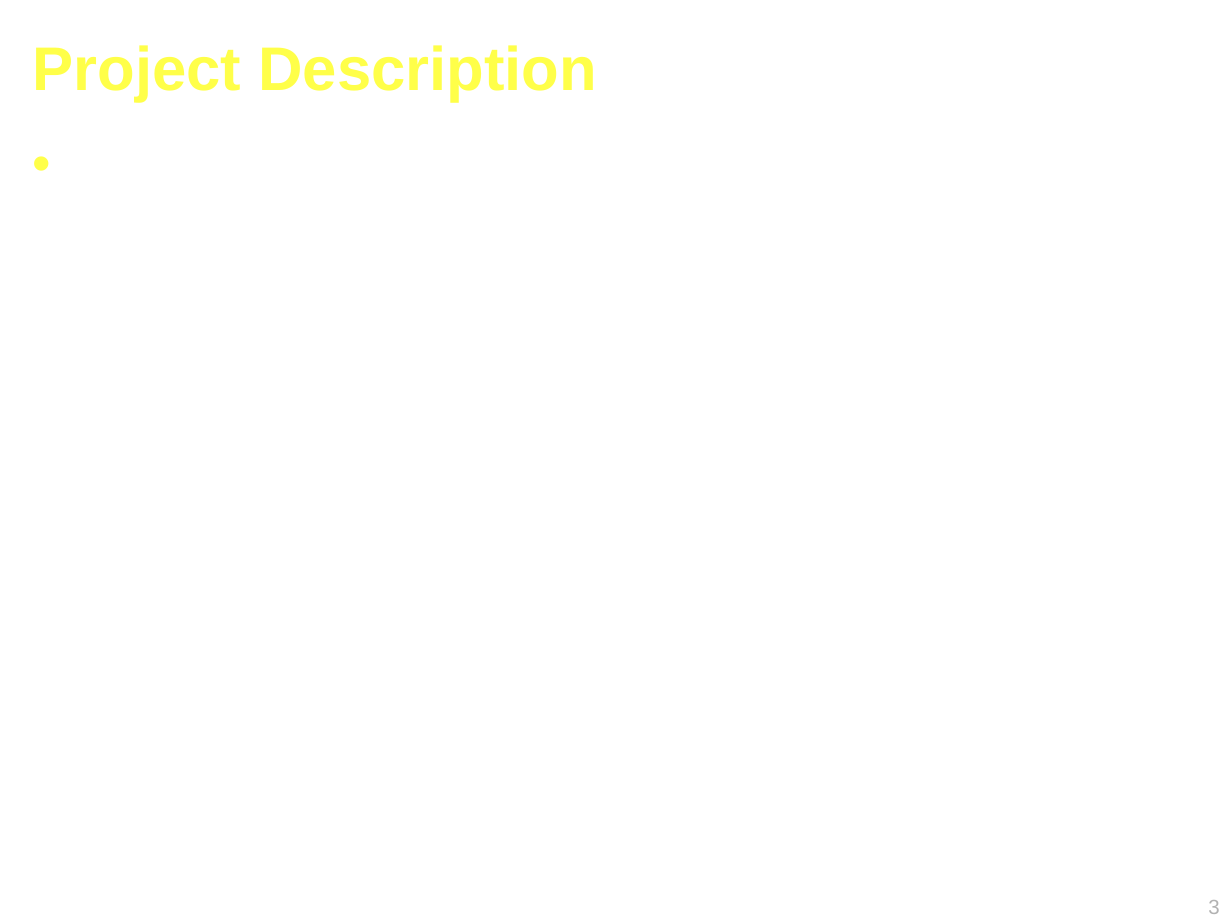
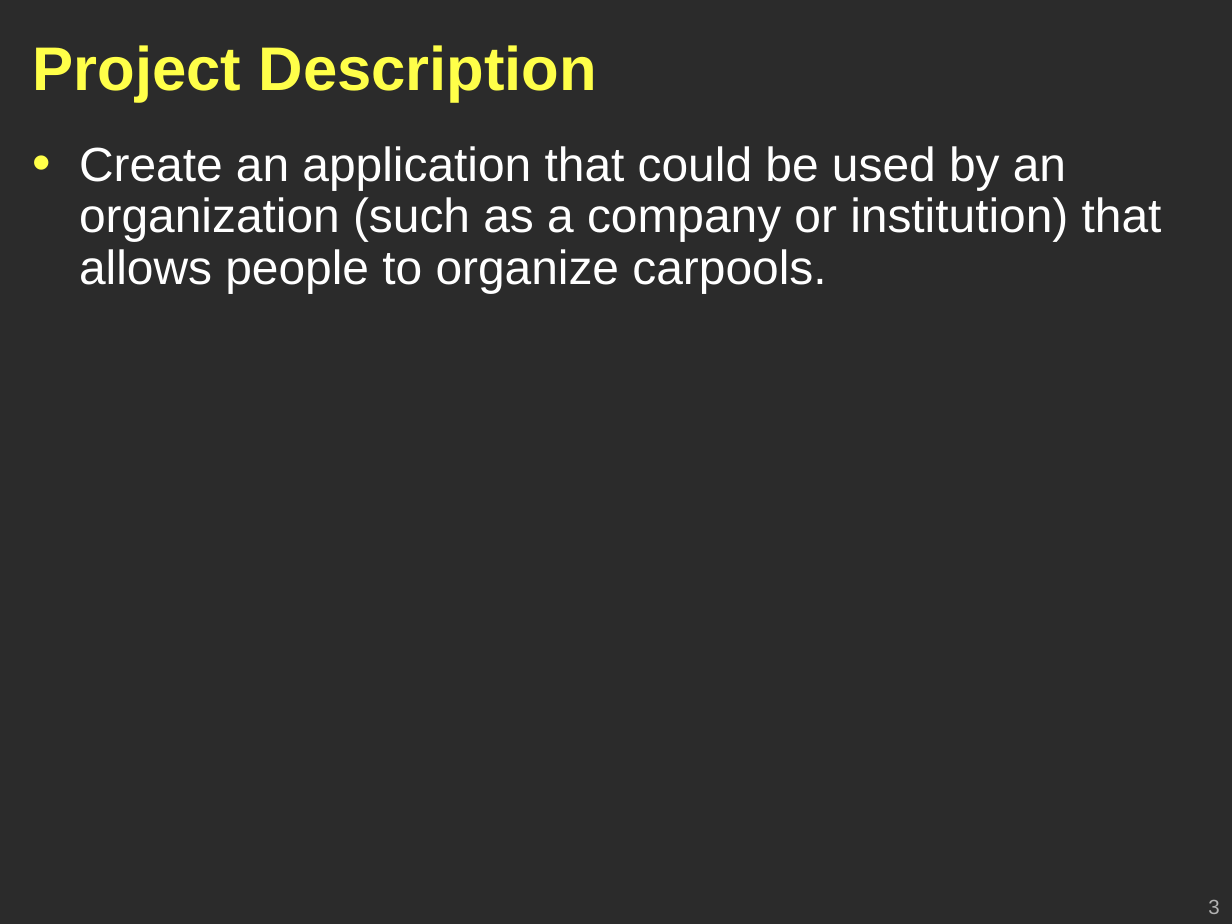
Before and after one commit to Geoffsc/psu-edu-sweng500, a slide deck: slide 3 of docs/presentation/sweng500-carpool-presentation.ppt. Drawn at 1232x924 pixels with LibreOffice and Linux fonts; fonts in the diff are those of the drawing; background and template pictures are left out; a plain dark background stands for a picture behind light text. Boxes give left, top, right and bottom in pixels: in the first picture for what was removed or moved away, otherwise in the second. Text is boxed around its words. In the diff, an @@ line names an element or a change of style, - is before the commit and + after.

Commit message:
Minor edits

```diff
--- a/docs/presentation/sweng500-carpool-presentation.ppt
+++ b/docs/presentation/sweng500-carpool-presentation.ppt
@@ background #FFFFFF to picture (left out) @@
@@ text added at (79, 146, 1162, 293), 28 pt, text #FFFFFF @@
+• Create an application that could be used by an organization (such as a company or institution) that allows people to organize carpools.
```
Also in this commit, not shown: 21 other slides changed.
